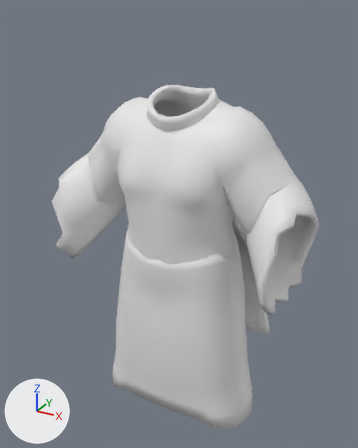
Before and after pictures for a commit that changed the FBX model unity/Assets/Art/Chars/Garments/flee_noble.fbx.
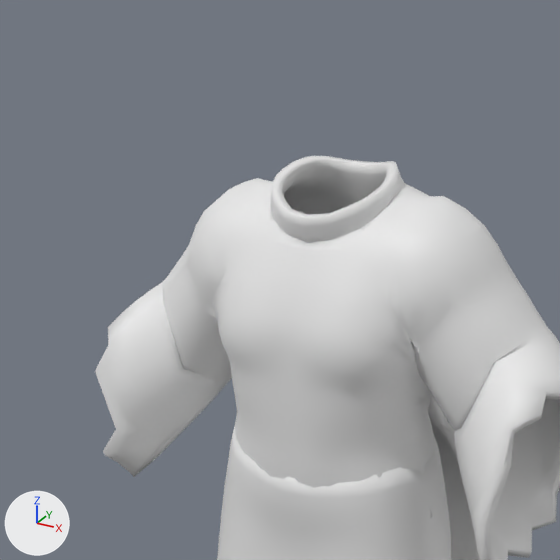
There are two pictures of each version: one whole from a 50 mm camera at (0.671, -1.266, 1.518) aimed at (-0.015, -0.019, 0.894), one close up on the part from 0% to 85% of the width and 0% to 68% of the height. Lighting does not change. The marker at lower left points along +X, +Y and +Z. The first two pictures are the older version.

In view in the first close-up: 'garment_flee_noble'.
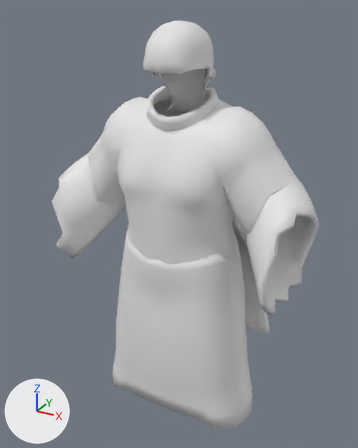
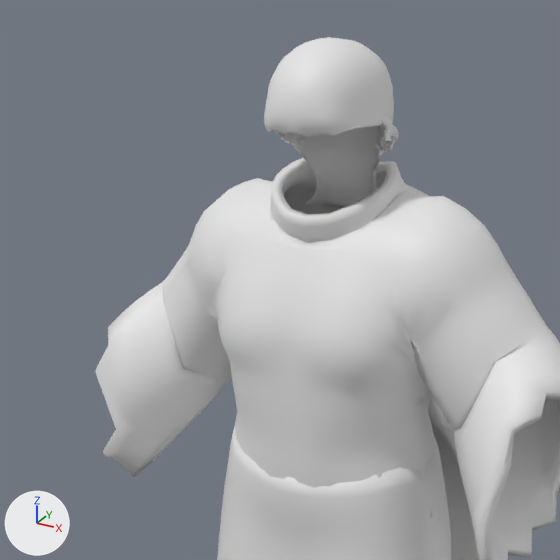
Location of each change, (x1, y1, x2, y2) in pixels of the close-ups (560 x 560 px):
'garment_flee_noble', reshaped
    before: (95, 156, 560, 560)
    after: (95, 37, 560, 560)
part 1 of me_garment_flee_noble, added
    after: (264, 37, 399, 208)

What the commit changed:
Material 'hair' (mat_hair) is new.
Its base color is (0.8, 0.8, 0.8) (white #e7e7e7).
me_garment_flee_noble is used by ob_garment_flee_noble; location (0.0, 0.0, 0.0).
me_garment_flee_noble had 5200 vertices, 5198 faces and spanned x -0.413..0.413, y -0.233..0.187, z 0.254..1.307.
me_garment_flee_noble now has 7900 vertices, 7902 faces and spans x -0.413..0.413, y -0.233..0.187, z 0.254..1.484.
me_garment_flee_noble part 1: a new loose piece of 2180 vertices spanning x -0.102..0.102, y -0.152..0.064, z 1.227..1.484, in mat_hair (white #e7e7e7).
Other edits to the shape of me_garment_flee_noble do not show in these pictures.
me_garment_flee_noble gains material mat_hair (white #e7e7e7).
